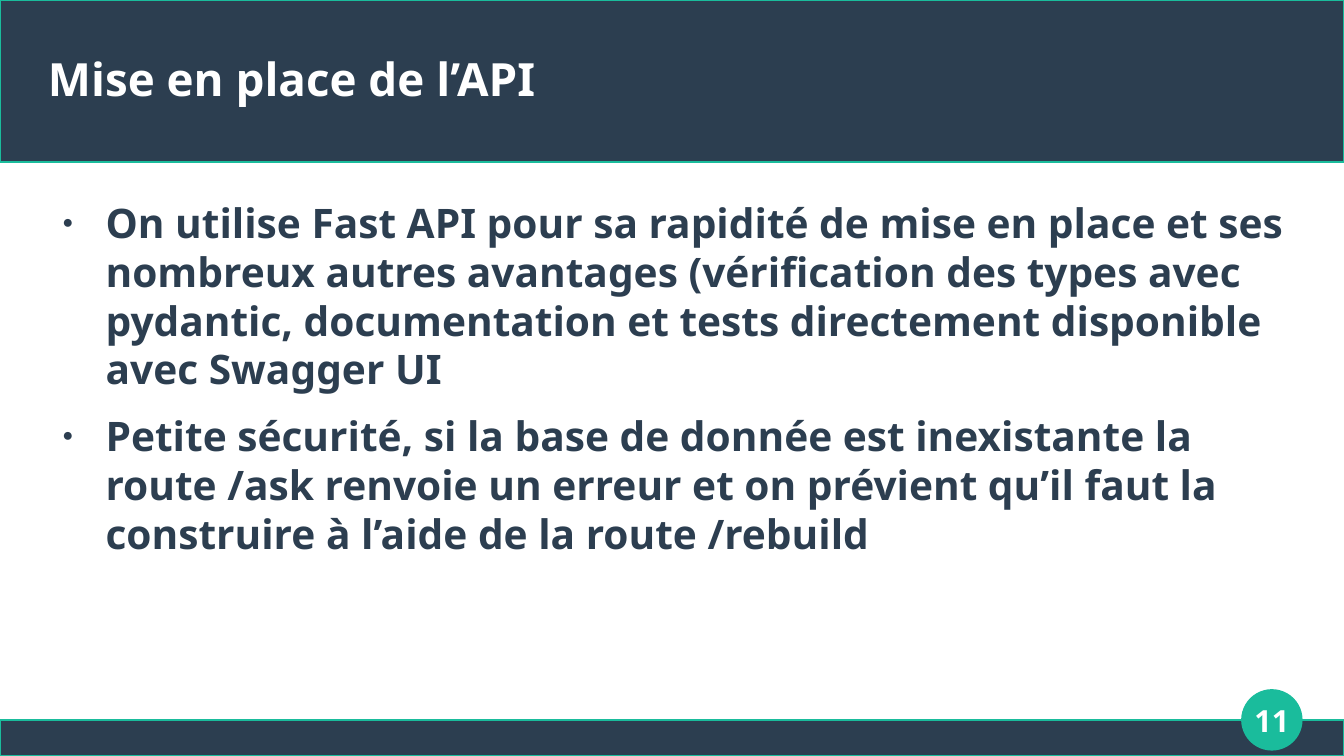
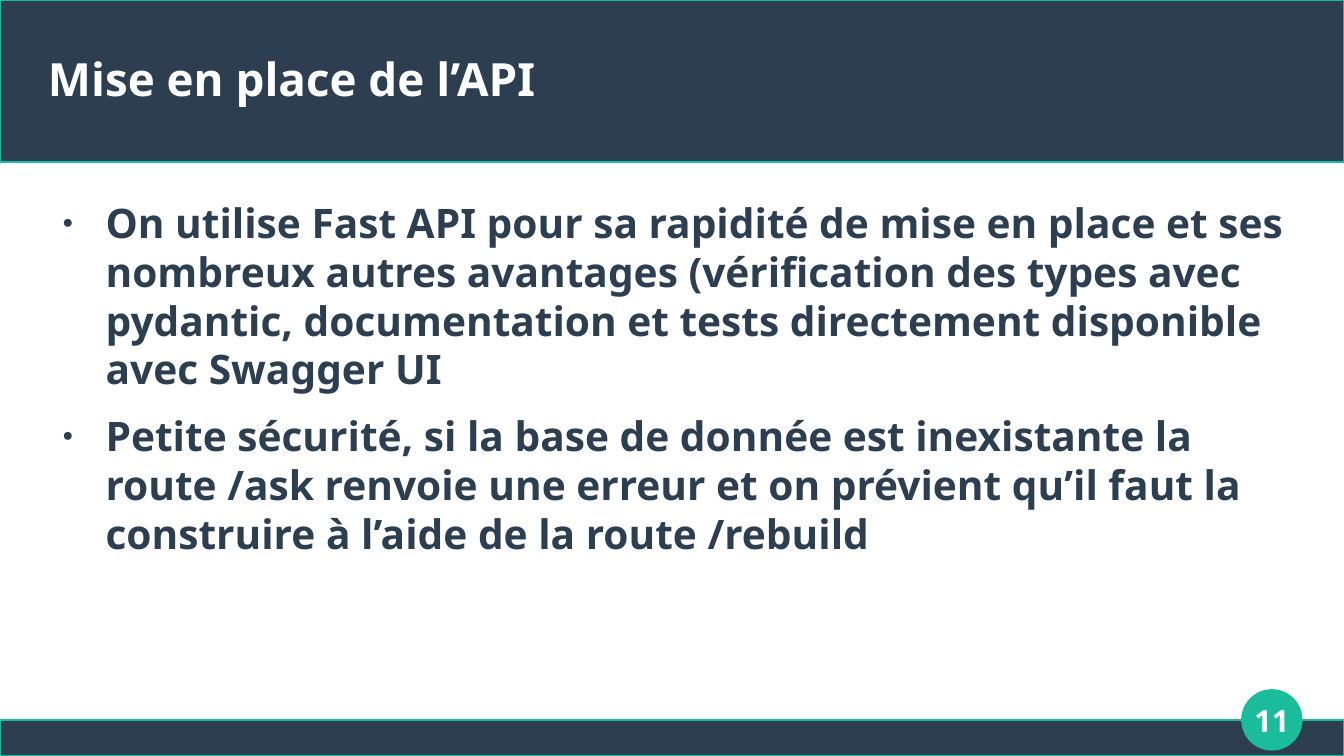
Before and after one commit to Apinsun/Projet7, a slide deck: slide 11 of presentation.odp. Drawn at 1344x756 pixels with LibreOffice and Linux fonts; fonts in the diff are those of the drawing. Boxes give left, top, right and bottom in pixels: in the first picture for what was removed or moved away, otherwise in the second. Text is boxed around its words. In the diff, an @@ line names an element or a change of style, - is before the commit and + after.

```diff
--- a/presentation.odp
+++ b/presentation.odp
@@ text at box(106, 420, 1241, 550): text changed @@
-● Petite sécurité, si la base de donnée est inexistante la route /ask renvoie un erreur et on prévient qu’il faut la construire à l’aide de la route /rebuild
+● Petite sécurité, si la base de donnée est inexistante la route /ask renvoie une erreur et on prévient qu’il faut la construire à l’aide de la route /rebuild
```
Also in this commit, not shown: 3 other slides changed, 2 other files.
